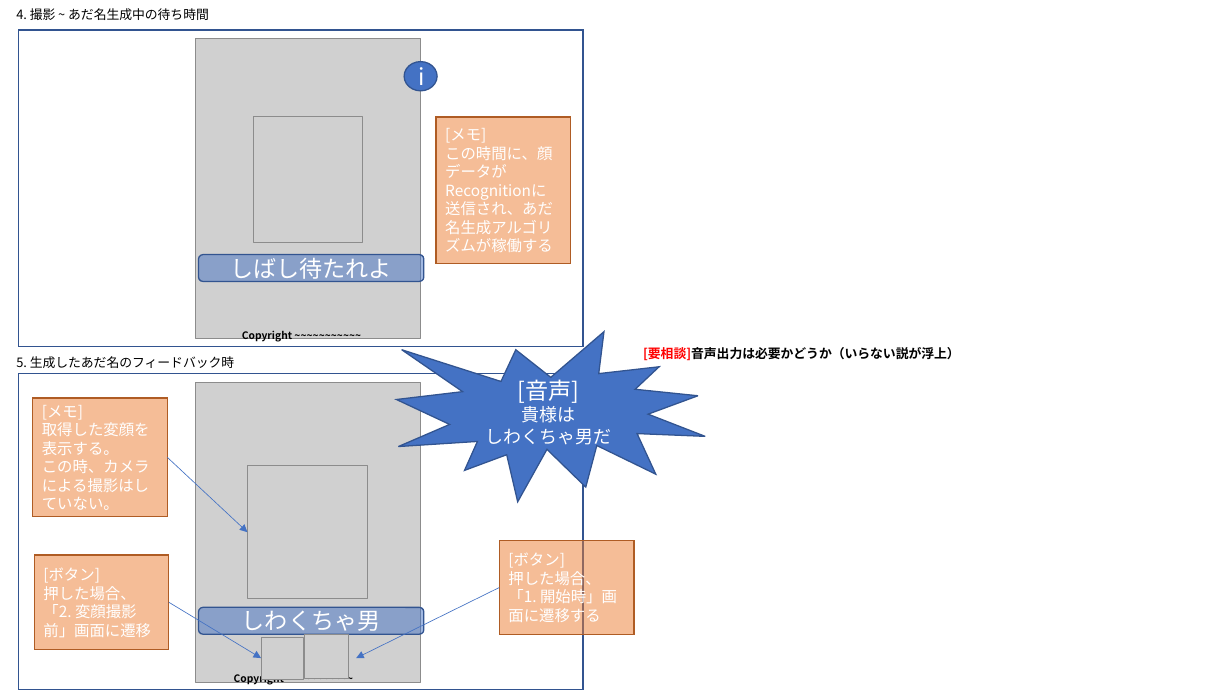
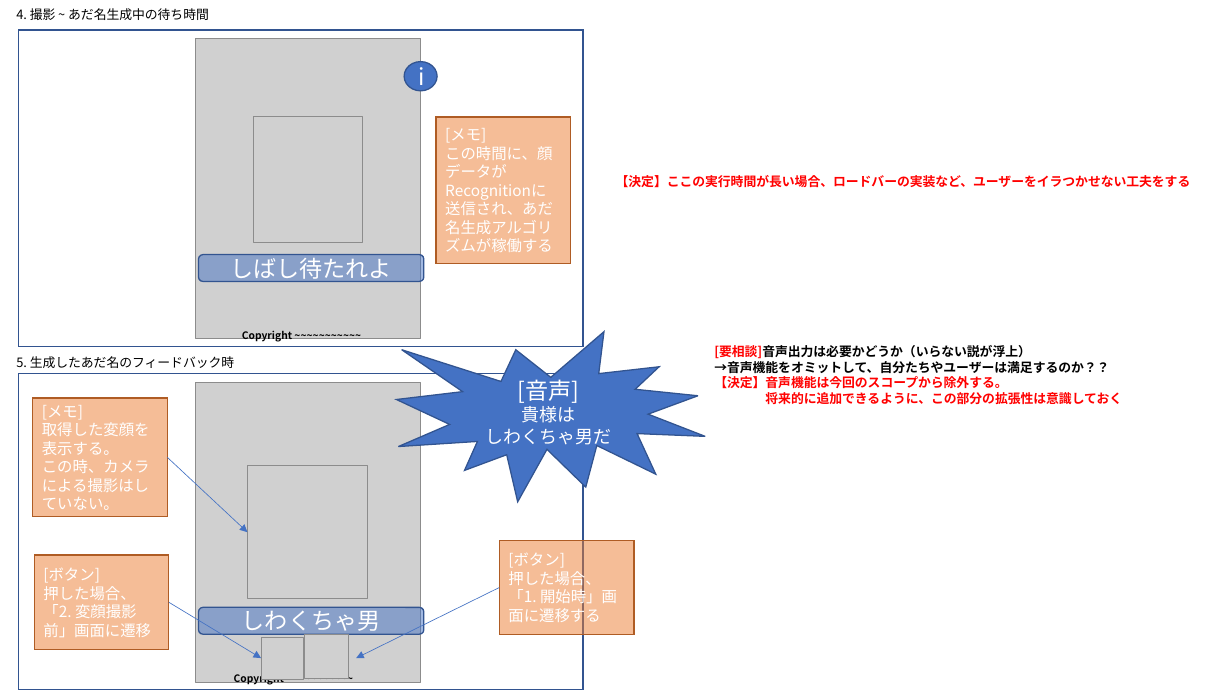
Before and after one commit to RifujinHat/Documents, a slide deck: slide 5 of UI関連/UI_20210904.pptx. Drawn at 1232x693 pixels with LibreOffice and Linux fonts; fonts in the diff are those of the drawing; grey boxes stand for pictures. Boxes give left, top, right and bottom in pixels: in the first picture for what was removed or moved away, otherwise in the second. Text is boxed around its words. In the diff, an @@ line names an element or a change of style, - is before the commit and + after.

Commit message:
議事メモを追加

```diff
--- a/UI関連/UI_20210904.pptx
+++ b/UI関連/UI_20210904.pptx
@@ text added at <box>616,175,1191,188</box>, 10 pt, text #FF0000, bold @@
+【決定】ここの実行時間が長い場合、ロードバーの実装など、ユーザーをイラつかせない工夫をする
@@ text "[要相談]音声出力は必要かどうか（いらない説が浮上）": place and size @@
-text "[要相談]音声出力は必要かどうか（いらない説が浮上）" at <box>643,347,960,361</box>
+text "[要相談]音声出力は必要かどうか（いらない説が浮上）" at <box>714,345,1122,404</box>
@@ text at <box>714,361,1122,404</box>: paragraphs added @@
+→音声機能をオミットして、自分たちやユーザーは満足するのか？？
+【決定】音声機能は今回のスコープから除外する。
+将来的に追加できるように、この部分の拡張性は意識しておく
```
Also in this commit, not shown: 2 other slides changed, 2 other files.
